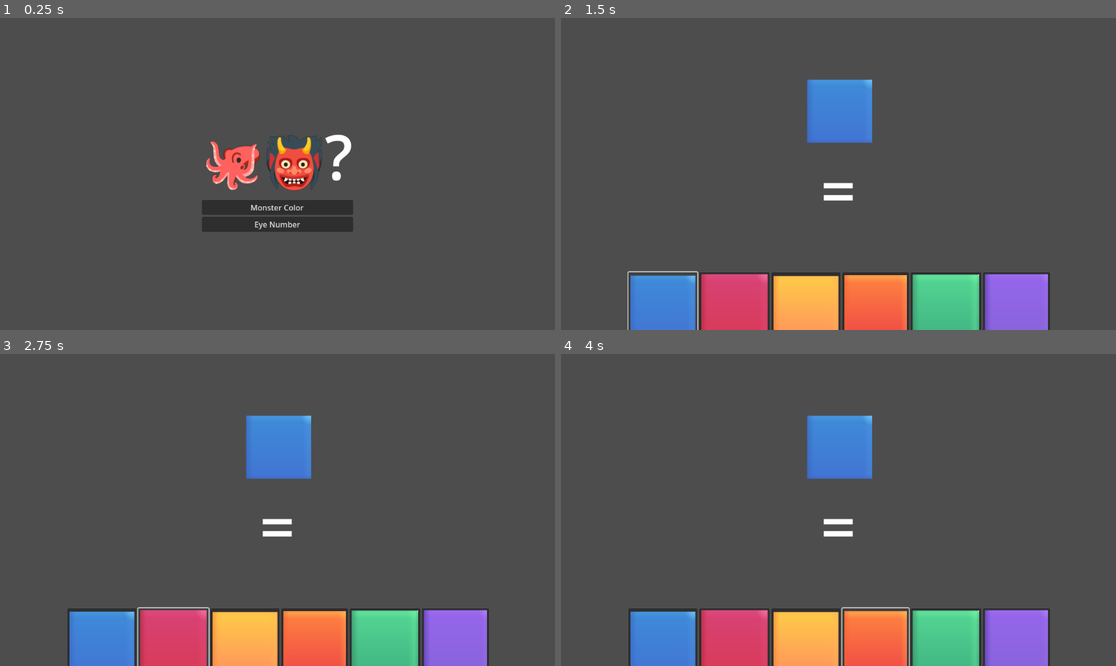
Above: before the commit, frames 1-4 (two rows, left to right).
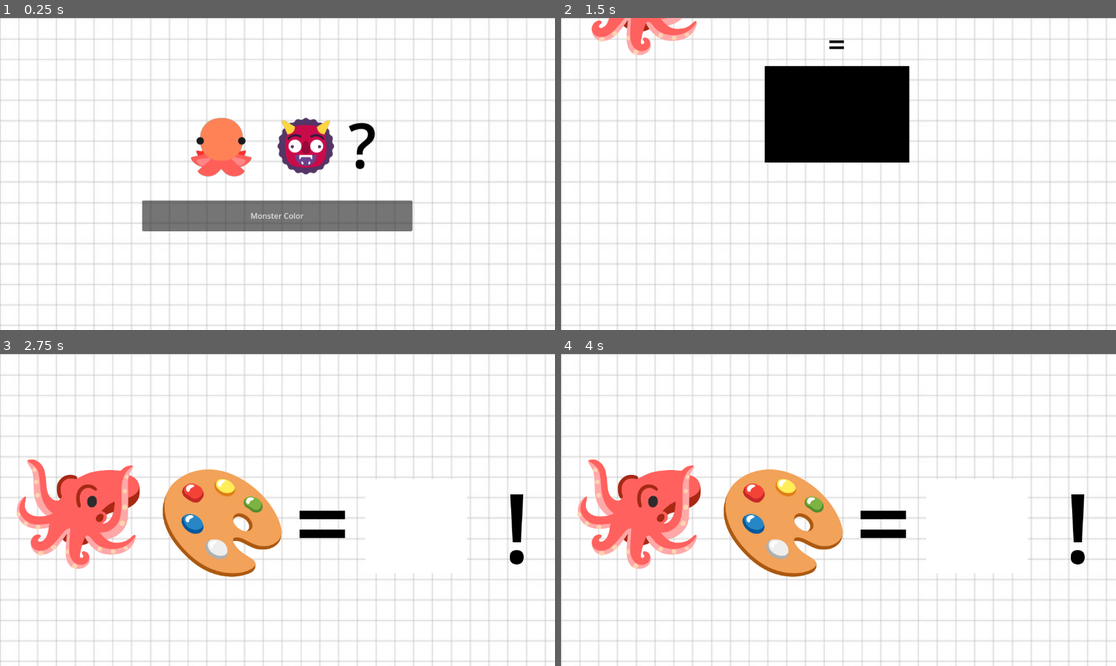
Above: after the commit, the same moments.

Repository: TNT-A/Monster-Identifier
Game: Godot game, scene res://game_manager/game_manager.tscn
The game is run twice, just before and just after one commit, with the same random seed, the same clock (stepped at 60 frames per second) and the same inputs.
Inputs (mouse positions are in pixels of both pictures, inside the frame that each line leads up to; where the layout moved, square brackets give the same spot in the first picture):
- Up to frame 1 (0.25 s): no input
- Up to frame 2 (1.5 s): click "Monster Color" at 0.5 s; click (877, 308) [660, 308] at 1.25 s
- Up to frame 3 (2.75 s): click (172, 644) at 2.02 s
- Up to frame 4 (4 s): click (805, 644) at 2.77 s; click (877, 644) at 3.52 s

The runs differ from the first frame. In frame 1, 100% of the frame differs, in the area x 0-100%, y 0-100%; in frame 2, 100%; in frame 3, 100%; in frame 4, 100%.

Commit message:
final push

Diff:
--- a/TitleScreen/title_screen.tscn
+++ b/TitleScreen/title_screen.tscn
@@ -1,9 +1,11 @@
-[gd_scene load_steps=3 format=3 uid="uid://b0lqqf8dwxui2"]
+[gd_scene load_steps=4 format=3 uid="uid://b0lqqf8dwxui2"]
 
-[ext_resource type="Script" uid="uid://cojanhfaf1m7m" path="res://TitleScreen/title_screen.gd" id="1_3obt4"]
+[ext_resource type="Script" path="res://TitleScreen/title_screen.gd" id="1_3obt4"]
+[ext_resource type="Texture2D" uid="uid://qkowmmwafnd8" path="res://sprites/Colors/logo.png" id="2_xvftn"]
 
 [sub_resource type="LabelSettings" id="LabelSettings_wnlen"]
 font_size = 128
+font_color = Color(0, 0, 0, 1)
 
 [node name="TitleScreen" type="Node2D"]
 script = ExtResource("1_3obt4")
@@ -17,17 +19,17 @@
 
 [node name="Label" type="Label" parent="CenterContainer/VBoxContainer"]
 layout_mode = 2
-text = "🐙👹?"
+text = "                 "
 label_settings = SubResource("LabelSettings_wnlen")
 
 [node name="ButtonMonsterColor" type="Button" parent="CenterContainer/VBoxContainer"]
+custom_minimum_size = Vector2(0, 64)
 layout_mode = 2
 text = "Monster Color
 "
 
-[node name="ButtonEye#" type="Button" parent="CenterContainer/VBoxContainer"]
-layout_mode = 2
-text = "Eye Number"
+[node name="Sprite2D" type="Sprite2D" parent="."]
+position = Vector2(583, 267)
+texture = ExtResource("2_xvftn")
 
 [connection signal="pressed" from="CenterContainer/VBoxContainer/ButtonMonsterColor" to="." method="_on_button_monster_color_pressed"]
-[connection signal="pressed" from="CenterContainer/VBoxContainer/ButtonEye#" to="." method="_on_button_eye_pressed"]
--- a/game_manager/game_manager.gd
+++ b/game_manager/game_manager.gd
@@ -7,9 +7,15 @@
 
 func start_test(type):
 	test_started = true
+
+
+func _physics_process(delta: float) -> void:
 	if test_started:
 		$Main.visible = true
 		$TitleScreen.visible = false
 	else:
 		$Main.visible = false
 		$TitleScreen.visible = true
+	if Input.is_action_just_pressed("reset"):
+		test_started = false
+		SignalBus.reset_test.emit()
--- a/game_manager/game_manager.tscn
+++ b/game_manager/game_manager.tscn
@@ -1,12 +1,18 @@
-[gd_scene load_steps=4 format=3 uid="uid://cd0x3362k78d4"]
+[gd_scene load_steps=5 format=3 uid="uid://cd0x3362k78d4"]
 
 [ext_resource type="PackedScene" uid="uid://bpc2vbcudwow5" path="res://main/main.tscn" id="1_mx6ys"]
 [ext_resource type="Script" uid="uid://bikyseniolaik" path="res://game_manager/game_manager.gd" id="1_q7vcu"]
+[ext_resource type="Texture2D" uid="uid://b8ee7jldls02x" path="res://sprites/graph_paper.jpg" id="2_pnley"]
 [ext_resource type="PackedScene" uid="uid://b0lqqf8dwxui2" path="res://TitleScreen/title_screen.tscn" id="2_q7vcu"]
 
 [node name="GameManager" type="Node2D"]
 script = ExtResource("1_q7vcu")
 
+[node name="TextureRect" type="TextureRect" parent="."]
+offset_right = 1250.0
+offset_bottom = 681.0
+texture = ExtResource("2_pnley")
+
 [node name="Main" parent="." instance=ExtResource("1_mx6ys")]
 visible = false
 
--- a/globals/signal_bus.gd
+++ b/globals/signal_bus.gd
@@ -6,5 +6,6 @@
 signal button_pressed(color)
 
 signal start_test(type)
+signal reset_test
 
 signal reset
--- a/main/main.gd
+++ b/main/main.gd
@@ -1,6 +1,7 @@
 extends Node2D
 
 var test_started : bool = false
+var can_play : bool = false
 var val : int = 0
 
 var sets : Dictionary = {
@@ -9,29 +10,68 @@
 }
 
 var resource : Resource
-var prompt_list : Array
-var answer_list : Array
+var test_list : Array
+
+#var prompt_list : Array
+#var answer_list : Array
 
 func _ready() -> void:
 	SignalBus.start_test.connect(start_test)
-	SignalBus.button_pressed.connect(check_win)
+	SignalBus.yes_clicked.connect(done)
+	SignalBus.no_clicked.connect(reroll)
+	SignalBus.reset_test.connect(reset)
 
+func reset():
+	var rand_hsv = randf_range(0.0, 1)
+	var saturation = randf() * 0.5 + 0.5
+	var value = randf() * 0.5 + 0.5
+	var new_color = Color.from_hsv(rand_hsv, saturation, value, 90)
+	box.color = new_color
+	$AnimationPlayer.play("RESET")
+	$Victory.reset()
+
+var box
 func start_test(type):
+	can_play = true
 	print(type)
 	if !test_started:
+		#test_started = true
 		resource = sets[type]
-		print(resource)
-		$RoundName.icon_img.texture = resource.icon_symbol
-		$RoundName.icon_name.text = resource.icon_text
-		prompt_list = resource.prompt_list
-		answer_list = resource.answer_list
+		print($RoundName)
+		#$RoundName/Icon.texture = resource.icon_symbol
+		$RoundName/CenterContainer/VBoxContainer/Name.text = resource.icon_text
+		box = $RoundName/CenterContainer/VBoxContainer/ColorRect
+		test_list = resource.test_list
+		#prompt_list = resource.prompt_list
+		#answer_list = resource.answer_list
 		print("Oh yea!")
 
+func done():
+	print("Got it right!!!!!")
+	can_play = false
+	$AnimationPlayer.play("fade_win")
+	get_tree().create_timer(.2)
+	if current_color != null:
+		$Victory/ColorRect.color = current_color
+	$Victory.fade_in()
+
+var current_color
+func reroll():
+	var rand_hsv = randf_range(0.0, 1)
+	var saturation = randf() * 0.5 + 0.5
+	var value = randf() * 0.5 + 0.5
+	var new_color = Color.from_hsv(rand_hsv, saturation, value, 90)
+	if can_play:
+		current_color = new_color
+		box.color = new_color
+		print("rerolling...", rand_hsv)
+
 func check_win(color_guess):
-	if answer_list[val] == color_guess:
-		print("true...", color_guess)
-	else:
-		print("WRONG L BOZO")
+	pass
+	#if answer_list[val] == color_guess:
+		#print("true...", color_guess)
+	#else:
+		#print("WRONG L BOZO")
 
 func set_image():
 	pass
--- a/main/main.tscn
+++ b/main/main.tscn
@@ -1,8 +1,69 @@
-[gd_scene load_steps=4 format=3 uid="uid://bpc2vbcudwow5"]
+[gd_scene load_steps=8 format=3 uid="uid://bpc2vbcudwow5"]
 
 [ext_resource type="PackedScene" uid="uid://dp0e1u8fjopwf" path="res://yes-no-system/yes+node.tscn" id="1_53q0u"]
 [ext_resource type="Script" uid="uid://dsw8ooc13dwk1" path="res://main/main.gd" id="1_pjrb6"]
 [ext_resource type="PackedScene" uid="uid://crdpc1hol6wtx" path="res://round/round_name.tscn" id="4_3wy1v"]
+[ext_resource type="PackedScene" uid="uid://cv7255q6sg01v" path="res://victory/victory.tscn" id="4_c651c"]
+
+[sub_resource type="Animation" id="Animation_3wy1v"]
+length = 0.001
+tracks/0/type = "value"
+tracks/0/imported = false
+tracks/0/enabled = true
+tracks/0/path = NodePath("Yes+Node:position")
+tracks/0/interp = 1
+tracks/0/loop_wrap = true
+tracks/0/keys = {
+"times": PackedFloat32Array(0),
+"transitions": PackedFloat32Array(1),
+"update": 0,
+"values": [Vector2(0, 0)]
+}
+tracks/1/type = "value"
+tracks/1/imported = false
+tracks/1/enabled = true
+tracks/1/path = NodePath("RoundName:position")
+tracks/1/interp = 1
+tracks/1/loop_wrap = true
+tracks/1/keys = {
+"times": PackedFloat32Array(0),
+"transitions": PackedFloat32Array(1),
+"update": 0,
+"values": [Vector2(0, -1)]
+}
+
+[sub_resource type="Animation" id="Animation_c651c"]
+resource_name = "fade_win"
+tracks/0/type = "value"
+tracks/0/imported = false
+tracks/0/enabled = true
+tracks/0/path = NodePath("Yes+Node:position")
+tracks/0/interp = 1
+tracks/0/loop_wrap = true
+tracks/0/keys = {
+"times": PackedFloat32Array(0, 1),
+"transitions": PackedFloat32Array(1, 1),
+"update": 0,
+"values": [Vector2(0, 0), Vector2(0, 1000)]
+}
+tracks/1/type = "value"
+tracks/1/imported = false
+tracks/1/enabled = true
+tracks/1/path = NodePath("RoundName:position")
+tracks/1/interp = 1
+tracks/1/loop_wrap = true
+tracks/1/keys = {
+"times": PackedFloat32Array(0, 1),
+"transitions": PackedFloat32Array(1, 1),
+"update": 0,
+"values": [Vector2(0, -1), Vector2(0, -1000)]
+}
+
+[sub_resource type="AnimationLibrary" id="AnimationLibrary_3wy1v"]
+_data = {
+&"RESET": SubResource("Animation_3wy1v"),
+&"fade_win": SubResource("Animation_c651c")
+}
 
 [node name="Main" type="Node2D"]
 script = ExtResource("1_pjrb6")
@@ -17,4 +78,13 @@
 grow_vertical = 1
 
 [node name="RoundName" parent="." instance=ExtResource("4_3wy1v")]
-position = Vector2(0, 110)
+self_modulate = Color(1, 1, 1, 0)
+position = Vector2(0, -1)
+script = null
+
+[node name="AnimationPlayer" type="AnimationPlayer" parent="."]
+libraries = {
+&"": SubResource("AnimationLibrary_3wy1v")
+}
+
+[node name="Victory" parent="." instance=ExtResource("4_c651c")]
--- a/project.godot
+++ b/project.godot
@@ -19,6 +19,24 @@
 
 SignalBus="*res://globals/signal_bus.gd"
 
+[input]
+
+no={
+"deadzone": 0.2,
+"events": [Object(InputEventKey,"resource_local_to_scene":false,"resource_name":"","device":-1,"window_id":0,"alt_pressed":false,"shift_pressed":false,"ctrl_pressed":false,"meta_pressed":false,"pressed":false,"keycode":0,"physical_keycode":65,"key_label":0,"unicode":97,"location":0,"echo":false,"script":null)
+]
+}
+yes={
+"deadzone": 0.2,
+"events": [Object(InputEventKey,"resource_local_to_scene":false,"resource_name":"","device":-1,"window_id":0,"alt_pressed":false,"shift_pressed":false,"ctrl_pressed":false,"meta_pressed":false,"pressed":false,"keycode":0,"physical_keycode":68,"key_label":0,"unicode":100,"location":0,"echo":false,"script":null)
+]
+}
+reset={
+"deadzone": 0.2,
+"events": [Object(InputEventKey,"resource_local_to_scene":false,"resource_name":"","device":-1,"window_id":0,"alt_pressed":false,"shift_pressed":false,"ctrl_pressed":false,"meta_pressed":false,"pressed":false,"keycode":0,"physical_keycode":4194305,"key_label":0,"unicode":0,"location":0,"echo":false,"script":null)
+]
+}
+
 [rendering]
 
 renderer/rendering_method="gl_compatibility"
--- a/question_set_resources/scripts/colors.gd
+++ b/question_set_resources/scripts/colors.gd
@@ -1,7 +1,7 @@
 extends Resource
 class_name Colors
 
-var icon_text = "="
+var icon_text = "?"
 var icon_symbol = preload("res://sprites/Colors/blue.png")
 
 var test_list : Array = [
--- a/round/round_name.tscn
+++ b/round/round_name.tscn
@@ -1,22 +1,23 @@
 [gd_scene load_steps=4 format=3 uid="uid://crdpc1hol6wtx"]
 
 [ext_resource type="Script" uid="uid://qadsyt0hlnwm" path="res://round/round_name.gd" id="1_brk51"]
-[ext_resource type="Texture2D" uid="uid://7erqfs2147st" path="res://sprites/Colors/black.png" id="2_1iqtj"]
 
 [sub_resource type="LabelSettings" id="LabelSettings_pe3ts"]
 font_size = 128
+font_color = Color(0, 0, 0, 1)
+
+[sub_resource type="LabelSettings" id="LabelSettings_brk51"]
+font_size = 64
+font_color = Color(0, 0, 0, 1)
 
 [node name="RoundName" type="Node2D"]
 script = ExtResource("1_brk51")
 
-[node name="Icon" type="Sprite2D" parent="."]
-position = Vector2(579, 84)
-texture = ExtResource("2_1iqtj")
-
 [node name="CenterContainer" type="CenterContainer" parent="."]
-offset_top = 146.0
-offset_right = 1152.0
-offset_bottom = 348.0
+offset_left = -3.0
+offset_top = -3.0
+offset_right = 1149.0
+offset_bottom = 199.0
 
 [node name="VBoxContainer" type="VBoxContainer" parent="CenterContainer"]
 layout_mode = 2
@@ -26,3 +27,14 @@
 text = "="
 label_settings = SubResource("LabelSettings_pe3ts")
 horizontal_alignment = 1
+
+[node name="Name2" type="Label" parent="CenterContainer/VBoxContainer"]
+layout_mode = 2
+text = "="
+label_settings = SubResource("LabelSettings_brk51")
+horizontal_alignment = 1
+
+[node name="ColorRect" type="ColorRect" parent="CenterContainer/VBoxContainer"]
+custom_minimum_size = Vector2(300, 200)
+layout_mode = 2
+color = Color(0, 0, 0, 1)
--- /dev/null
+++ b/victory/victory.gd
@@ -0,0 +1,12 @@
+extends Node2D
+
+func fade_in():
+	$Paint.visible = true
+	$AnimationPlayer.play("fade_in")
+
+func _ready() -> void:
+	$Paint.visible = false
+
+func reset():
+	$Paint.visible = false
+	$AnimationPlayer.play("RESET")
--- /dev/null
+++ b/victory/victory.tscn
@@ -0,0 +1,187 @@
+[gd_scene load_steps=9 format=3 uid="uid://cv7255q6sg01v"]
+
+[ext_resource type="Script" uid="uid://bi6uk32x56vkt" path="res://victory/victory.gd" id="1_2p8vy"]
+[ext_resource type="Texture2D" uid="uid://cw1qvlpxfomv2" path="res://sprites/octopus.png" id="1_t53of"]
+[ext_resource type="Texture2D" uid="uid://3vu0duuj0vth" path="res://sprites/paint.png" id="2_2p8vy"]
+
+[sub_resource type="Animation" id="Animation_t53of"]
+resource_name = "fade_in"
+length = 2.0
+tracks/0/type = "value"
+tracks/0/imported = false
+tracks/0/enabled = true
+tracks/0/path = NodePath("Octopus:position")
+tracks/0/interp = 1
+tracks/0/loop_wrap = true
+tracks/0/keys = {
+"times": PackedFloat32Array(0, 0.4),
+"transitions": PackedFloat32Array(1, 1),
+"update": 0,
+"values": [Vector2(162, -313), Vector2(162, 320)]
+}
+tracks/1/type = "value"
+tracks/1/imported = false
+tracks/1/enabled = true
+tracks/1/path = NodePath("Paint:position")
+tracks/1/interp = 1
+tracks/1/loop_wrap = true
+tracks/1/keys = {
+"times": PackedFloat32Array(0.2, 0.6),
+"transitions": PackedFloat32Array(1, 1),
+"update": 0,
+"values": [Vector2(416, 970), Vector2(462, 351)]
+}
+tracks/2/type = "value"
+tracks/2/imported = false
+tracks/2/enabled = true
+tracks/2/path = NodePath("=:position")
+tracks/2/interp = 1
+tracks/2/loop_wrap = true
+tracks/2/keys = {
+"times": PackedFloat32Array(0.4, 0.8),
+"transitions": PackedFloat32Array(1, 1),
+"update": 0,
+"values": [Vector2(612, -447), Vector2(612, 210)]
+}
+tracks/3/type = "value"
+tracks/3/imported = false
+tracks/3/enabled = true
+tracks/3/path = NodePath("ColorRect:position")
+tracks/3/interp = 1
+tracks/3/loop_wrap = true
+tracks/3/keys = {
+"times": PackedFloat32Array(0.6, 1),
+"transitions": PackedFloat32Array(1, 1),
+"update": 0,
+"values": [Vector2(758, 852), Vector2(758, 260)]
+}
+tracks/4/type = "value"
+tracks/4/imported = false
+tracks/4/enabled = true
+tracks/4/path = NodePath("Label:position")
+tracks/4/interp = 1
+tracks/4/loop_wrap = true
+tracks/4/keys = {
+"times": PackedFloat32Array(0.8, 1.2),
+"transitions": PackedFloat32Array(1, 1),
+"update": 0,
+"values": [Vector2(1045, -451), Vector2(1045, 220)]
+}
+
+[sub_resource type="Animation" id="Animation_2p8vy"]
+length = 0.001
+tracks/0/type = "value"
+tracks/0/imported = false
+tracks/0/enabled = true
+tracks/0/path = NodePath("Octopus:position")
+tracks/0/interp = 1
+tracks/0/loop_wrap = true
+tracks/0/keys = {
+"times": PackedFloat32Array(0),
+"transitions": PackedFloat32Array(1),
+"update": 0,
+"values": [Vector2(162, -313)]
+}
+tracks/1/type = "value"
+tracks/1/imported = false
+tracks/1/enabled = true
+tracks/1/path = NodePath("Paint:position")
+tracks/1/interp = 1
+tracks/1/loop_wrap = true
+tracks/1/keys = {
+"times": PackedFloat32Array(0),
+"transitions": PackedFloat32Array(1),
+"update": 0,
+"values": [Vector2(462, 351)]
+}
+tracks/2/type = "value"
+tracks/2/imported = false
+tracks/2/enabled = true
+tracks/2/path = NodePath("=:position")
+tracks/2/interp = 1
+tracks/2/loop_wrap = true
+tracks/2/keys = {
+"times": PackedFloat32Array(0),
+"transitions": PackedFloat32Array(1),
+"update": 0,
+"values": [Vector2(612, -447)]
+}
+tracks/3/type = "value"
+tracks/3/imported = false
+tracks/3/enabled = true
+tracks/3/path = NodePath("ColorRect:position")
+tracks/3/interp = 1
+tracks/3/loop_wrap = true
+tracks/3/keys = {
+"times": PackedFloat32Array(0),
+"transitions": PackedFloat32Array(1),
+"update": 0,
+"values": [Vector2(758, 852)]
+}
+tracks/4/type = "value"
+tracks/4/imported = false
+tracks/4/enabled = true
+tracks/4/path = NodePath("Label:position")
+tracks/4/interp = 1
+tracks/4/loop_wrap = true
+tracks/4/keys = {
+"times": PackedFloat32Array(0),
+"transitions": PackedFloat32Array(1),
+"update": 0,
+"values": [Vector2(1045, -451)]
+}
+
+[sub_resource type="AnimationLibrary" id="AnimationLibrary_mkh7t"]
+_data = {
+&"RESET": SubResource("Animation_2p8vy"),
+&"fade_in": SubResource("Animation_t53of")
+}
+
+[sub_resource type="LabelSettings" id="LabelSettings_mkh7t"]
+font_size = 200
+font_color = Color(0, 0, 0, 1)
+
+[sub_resource type="LabelSettings" id="LabelSettings_gxj42"]
+font_size = 200
+font_color = Color(0, 0, 0, 1)
+
+[node name="Victory" type="Node2D"]
+script = ExtResource("1_2p8vy")
+
+[node name="AnimationPlayer" type="AnimationPlayer" parent="."]
+libraries = {
+&"": SubResource("AnimationLibrary_mkh7t")
+}
+
+[node name="ColorRect" type="ColorRect" parent="."]
+offset_left = 758.0
+offset_top = 852.0
+offset_right = 969.0
+offset_bottom = 1047.0
+
+[node name="Octopus" type="Sprite2D" parent="."]
+position = Vector2(162, -313)
+scale = Vector2(0.541016, 0.529297)
+texture = ExtResource("1_t53of")
+
+[node name="Paint" type="Sprite2D" parent="."]
+position = Vector2(462, 351)
+scale = Vector2(0.513672, 0.498047)
+texture = ExtResource("2_2p8vy")
+
+[node name="=" type="Label" parent="."]
+offset_left = 612.0
+offset_top = -447.0
+offset_right = 726.0
+offset_bottom = 102.0
+text = "=
+"
+label_settings = SubResource("LabelSettings_mkh7t")
+
+[node name="Label" type="Label" parent="."]
+offset_left = 1045.0
+offset_top = -451.0
+offset_right = 1100.0
+offset_bottom = -178.0
+text = "!"
+label_settings = SubResource("LabelSettings_gxj42")
--- a/yes-no-system/yes+node.gd
+++ b/yes-no-system/yes+node.gd
@@ -1,27 +1,43 @@
 extends Control
 
-var color : String = "Blue"
+#var color : String = "Blue"
+var game_started: bool = false
+
+func _ready() -> void:
+	SignalBus.start_test.connect(start)
+	SignalBus.reset_test.connect(restart)
+
+func start(truing):
+	game_started = true
+
+func restart():
+	game_started = false
 
 func _on_button_pressed() -> void:
-	color = "Blue"
-	SignalBus.button_pressed.emit(color)
+	SignalBus.yes_clicked.emit()
 
 func _on_button_2_pressed() -> void:
-	color = "Red"
-	SignalBus.button_pressed.emit(color)
+	SignalBus.no_clicked.emit()
 
-func _on_button_3_pressed() -> void:
-	color = "Yellow"
-	SignalBus.button_pressed.emit(color)
+func _physics_process(delta: float) -> void:
+	if game_started:
+		if Input.is_action_just_pressed("no"):
+			SignalBus.no_clicked.emit()
+		if Input.is_action_just_pressed("yes"):
+			SignalBus.yes_clicked.emit()
 
-func _on_button_4_pressed() -> void:
-	color = "Orange"
-	SignalBus.button_pressed.emit(color)
-
-func _on_button_5_pressed() -> void:
-	color = "Green"
-	SignalBus.button_pressed.emit(color)
-
-func _on_button_6_pressed() -> void:
-	color = "Purple"
-	SignalBus.button_pressed.emit(color)
+#func _on_button_3_pressed() -> void:
+	#color = "Yellow"
+	#SignalBus.button_pressed.emit(color)
+#
+#func _on_button_4_pressed() -> void:
+	#color = "Orange"
+	#SignalBus.button_pressed.emit(color)
+#
+#func _on_button_5_pressed() -> void:
+	#color = "Green"
+	#SignalBus.button_pressed.emit(color)
+#
+#func _on_button_6_pressed() -> void:
+	#color = "Purple"
+	#SignalBus.button_pressed.emit(color)
--- a/yes-no-system/yes+node.tscn
+++ b/yes-no-system/yes+node.tscn
@@ -1,12 +1,8 @@
-[gd_scene load_steps=8 format=3 uid="uid://dp0e1u8fjopwf"]
+[gd_scene load_steps=4 format=3 uid="uid://dp0e1u8fjopwf"]
 
 [ext_resource type="Script" uid="uid://vwfvnx2832h4" path="res://yes-no-system/yes+node.gd" id="1_vgi0n"]
-[ext_resource type="Texture2D" uid="uid://bf4o0q2xmtpg4" path="res://sprites/Colors/blue.png" id="2_gwc4e"]
 [ext_resource type="Texture2D" uid="uid://sguv7khws0hy" path="res://sprites/Colors/red.png" id="3_q27s4"]
-[ext_resource type="Texture2D" uid="uid://dwthhcb4oablp" path="res://sprites/Colors/yellow.png" id="4_k7o7f"]
-[ext_resource type="Texture2D" uid="uid://csxm2ijmv7bjo" path="res://sprites/Colors/orange.png" id="5_62y85"]
 [ext_resource type="Texture2D" uid="uid://c1b4p3n47bgy7" path="res://sprites/Colors/green.png" id="6_ocjfp"]
-[ext_resource type="Texture2D" uid="uid://wxjw7e1j1io4" path="res://sprites/Colors/purple.png" id="7_bvsrr"]
 
 [node name="Yes+Node" type="Control"]
 layout_mode = 3
@@ -31,33 +27,13 @@
 custom_minimum_size = Vector2(128, 64)
 layout_mode = 2
 
-[node name="Button" type="Button" parent="CenterContainer/HBoxContainer"]
-layout_mode = 2
-icon = ExtResource("2_gwc4e")
-
 [node name="Button2" type="Button" parent="CenterContainer/HBoxContainer"]
 layout_mode = 2
 icon = ExtResource("3_q27s4")
 
-[node name="Button3" type="Button" parent="CenterContainer/HBoxContainer"]
-layout_mode = 2
-icon = ExtResource("4_k7o7f")
-
-[node name="Button4" type="Button" parent="CenterContainer/HBoxContainer"]
-layout_mode = 2
-icon = ExtResource("5_62y85")
-
-[node name="Button5" type="Button" parent="CenterContainer/HBoxContainer"]
+[node name="Button" type="Button" parent="CenterContainer/HBoxContainer"]
 layout_mode = 2
 icon = ExtResource("6_ocjfp")
 
-[node name="Button6" type="Button" parent="CenterContainer/HBoxContainer"]
-layout_mode = 2
-icon = ExtResource("7_bvsrr")
-
+[connection signal="pressed" from="CenterContainer/HBoxContainer/Button2" to="." method="_on_button_2_pressed"]
 [connection signal="pressed" from="CenterContainer/HBoxContainer/Button" to="." method="_on_button_pressed"]
-[connection signal="pressed" from="CenterContainer/HBoxContainer/Button2" to="." method="_on_button_2_pressed"]
-[connection signal="pressed" from="CenterContainer/HBoxContainer/Button3" to="." method="_on_button_3_pressed"]
-[connection signal="pressed" from="CenterContainer/HBoxContainer/Button4" to="." method="_on_button_4_pressed"]
-[connection signal="pressed" from="CenterContainer/HBoxContainer/Button5" to="." method="_on_button_5_pressed"]
-[connection signal="pressed" from="CenterContainer/HBoxContainer/Button6" to="." method="_on_button_6_pressed"]
Binary file added: sprites/Colors/logo.png
Not shown, added: sprites/Colors/logo.png.import
Binary file added: sprites/graph_paper.jpg
Not shown, added: sprites/graph_paper.jpg.import
Binary file added: sprites/octopus.png
Not shown, added: sprites/octopus.png.import
Binary file added: sprites/paint.png
Not shown, added: sprites/paint.png.import
Binary file added: sprites/thumbs_down.jpg
Not shown, added: sprites/thumbs_down.jpg.import
Binary file added: sprites/thumbs_up.png
Not shown, added: sprites/thumbs_up.png.import
(and 1 more such lines)
